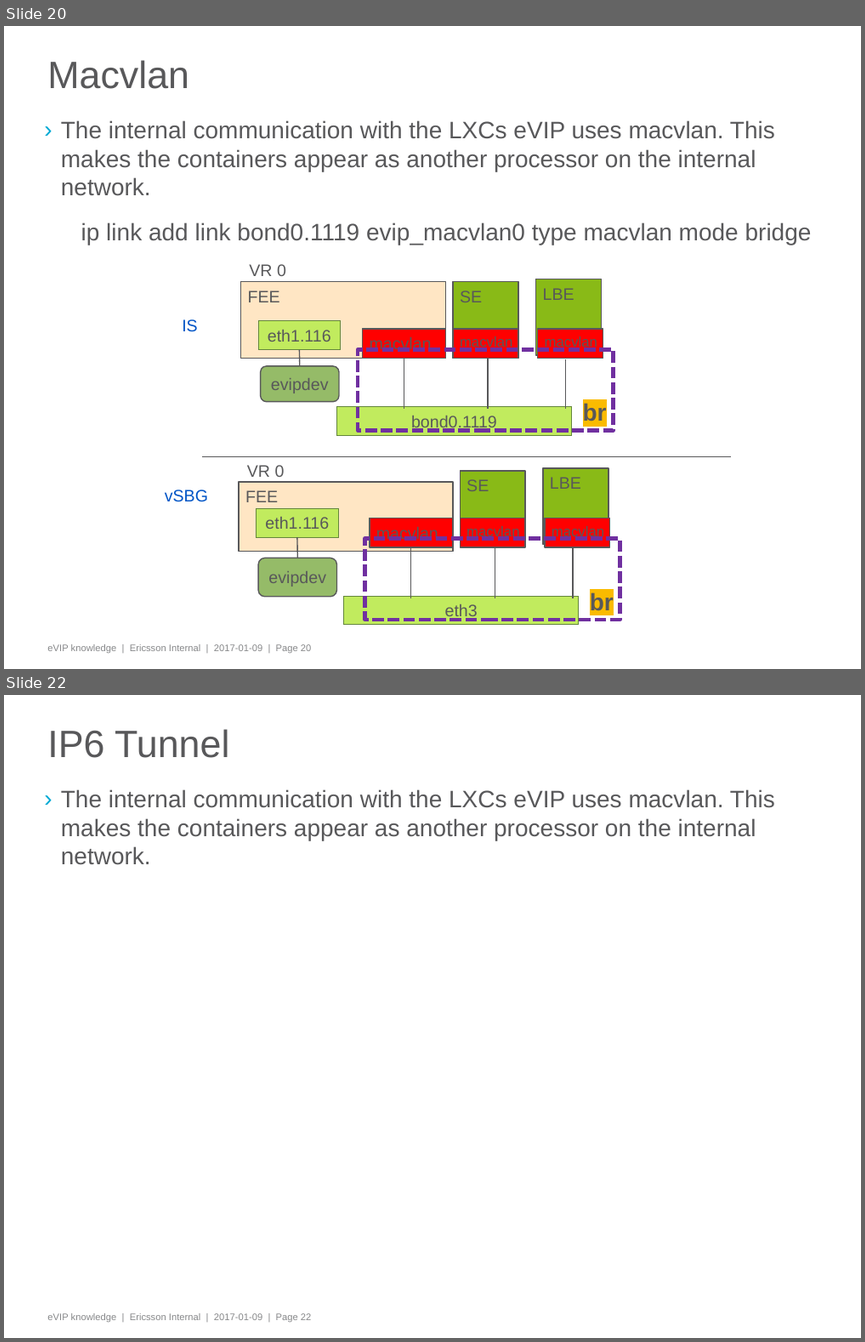
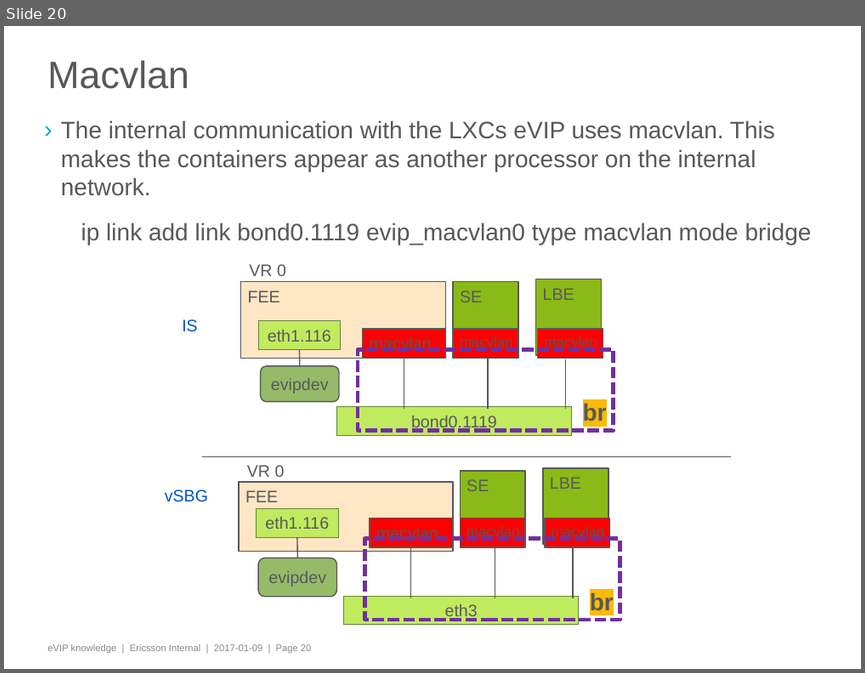
Before and after one commit to odking/mecome, a slide deck: sbg/eVIP knowledge.pptx. Shown one above the other, each under a label of ours: slides 20 and 22 before the commit, slide 20 after it; the slides between them are not shown. The pictures are 865x1342 and 865x673 pixels, drawn with LibreOffice and Linux fonts; fonts in the diff are those of the drawing; background and template pictures are left out. Boxes give left, top, right and bottom in pixels: in the first picture for what was removed or moved away, otherwise in the second. Text is boxed around its words. In the diff, an @@ line names an element or a change of style, - is before the commit and + after.

```diff
--- a/sbg/eVIP knowledge.pptx
+++ b/sbg/eVIP knowledge.pptx
@@ slide 22 removed at [4, 695, 861, 1338], background #FFFFFF; not listed: 1 template element that a slide beside it also shows @@
@@ title removed at [47, 729, 229, 758] @@
-IP6 Tunnel
@@ text removed at [61, 789, 775, 865] @@
-› The internal communication with the LXCs eVIP uses macvlan. This makes the containers appear as another processor on the internal network.
```
Also in this commit, not shown: 6 slides changed, 3 slides added, 1 other slide removed, 10 other files.
